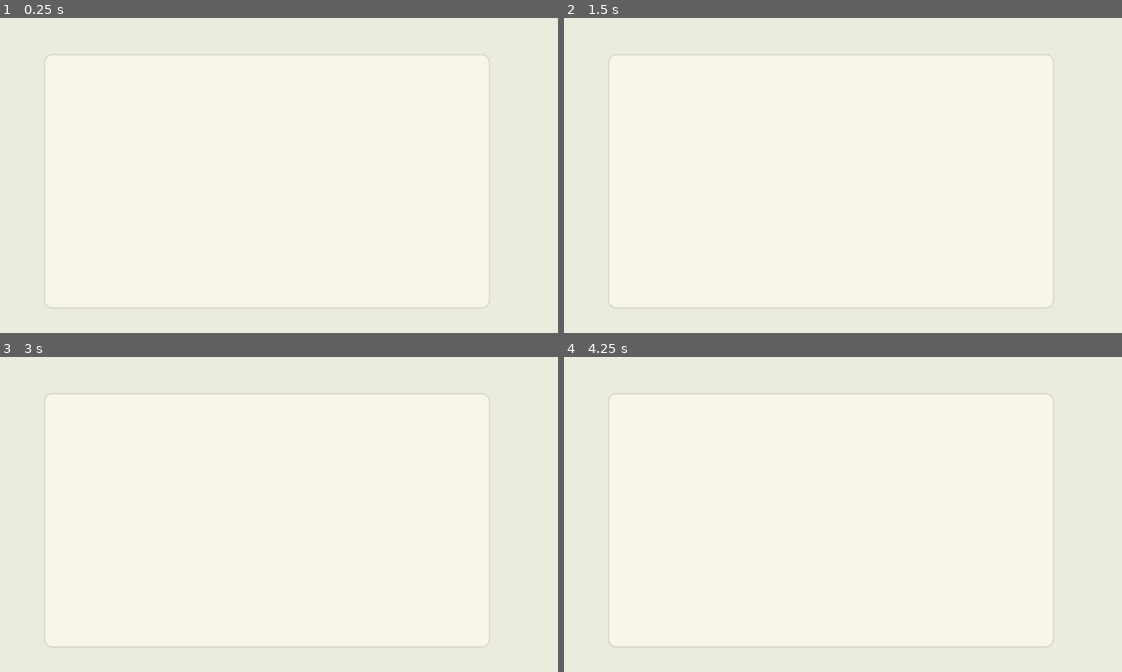
Above: before the commit, frames 1-4 (two rows, left to right).
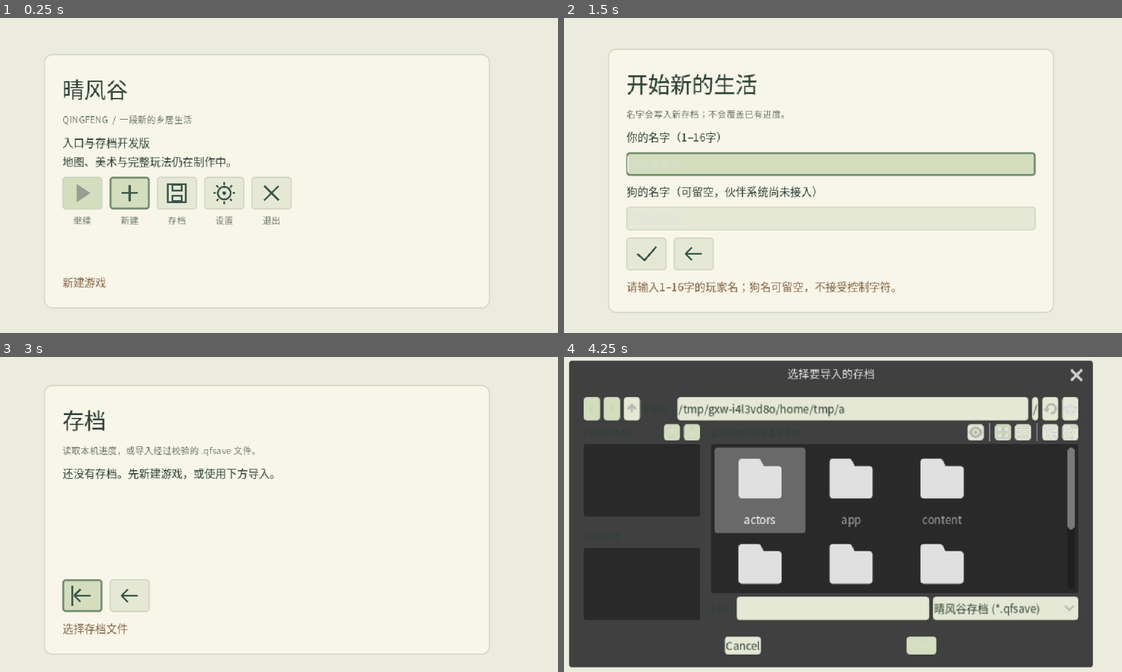
Above: after the commit, the same moments.

Repository: natefox2017/qingfeng
Game: Godot game, scene res://app/main.tscn
Same seed, same stepped clock (60 frames per second), same inputs: the game is played once before the commit and once after it.
Inputs (mouse positions are in pixels of both pictures, inside the frame that each line leads up to):
- Up to frame 1 (0.25 s): no input
- Up to frame 2 (1.5 s): click (692, 194) at 0.52 s; click (647, 254) at 1.27 s
- Up to frame 3 (3 s): click (128, 593) at 2.02 s; click (178, 533) at 2.77 s
- Up to frame 4 (4.25 s): click (647, 596) at 3.52 s

The runs differ from the first frame. In frame 1, 3.9% of the frame differs, in the area x 11-53%, y 19-86%; in frame 2, 9.7%; in frame 3, 3.1%; in frame 4, 78%, in the area x 0-95%, y 1-99%.
Error before the commit: Parse Error: Cannot infer the type of "has_gameplay" variable because the value doesn't have a set type. (res://app/main.gd:274)

Commit message:
Fix gameplay UI context typing

Diff:
--- a/game/app/main.gd
+++ b/game/app/main.gd
@@ -271,7 +271,7 @@
 		page = "loading"
 	elif state == State.WORLD and _page not in ["settings","display_confirm"]:
 		page = "pause" if locks.has_owner(&"pause_menu") else "world"
-	var has_gameplay := gameplay_session != null and gameplay_session.is_configured()
+	var has_gameplay: bool = gameplay_session != null and gameplay_session.is_configured()
 	var context := {
 		"error":last_error,
 		"settings":settings.committed,
